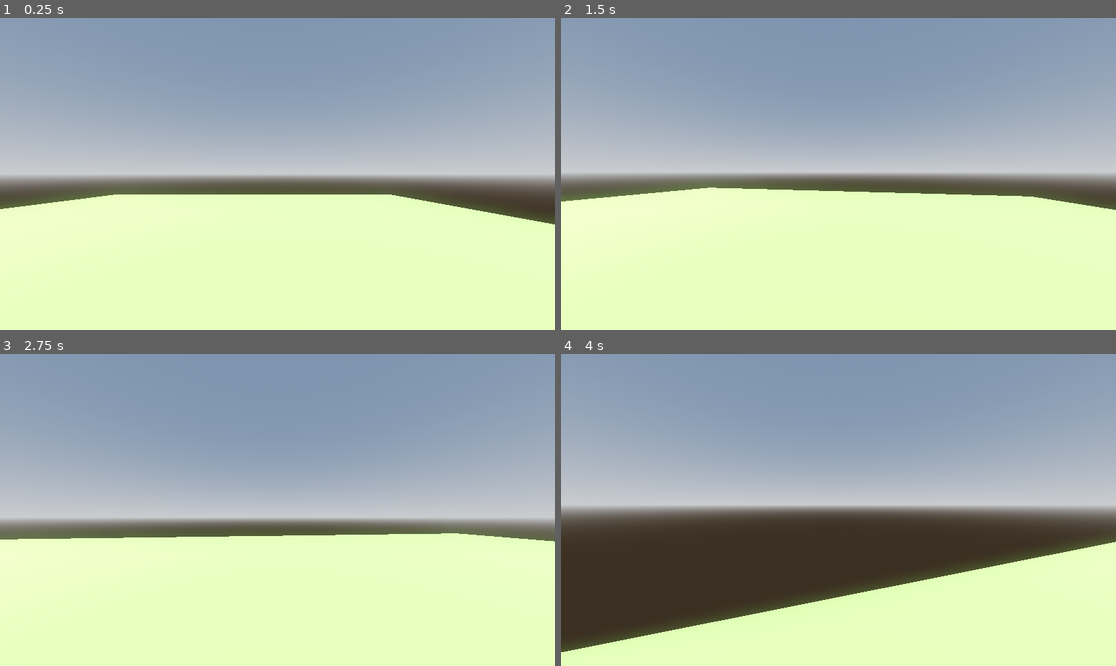
Above: before the commit, frames 1-4 (two rows, left to right).
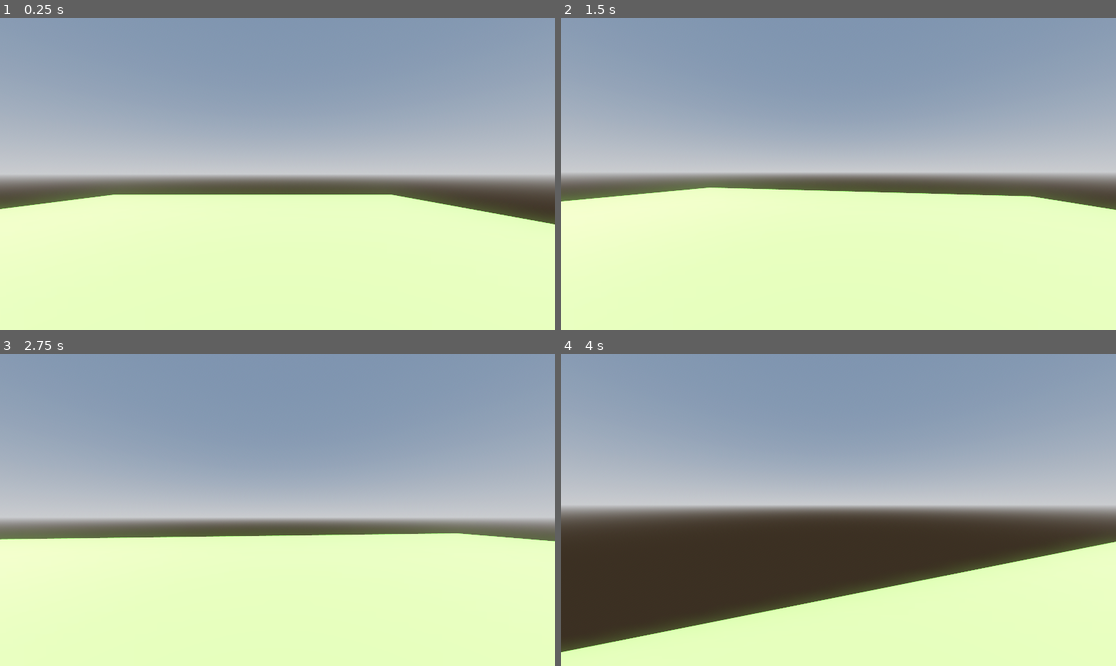
Above: after the commit, the same moments.

Repository: BlobberLikesDucks/RepositoryA
Game: Godot game, scene res://main.tscn
Same seed, same stepped clock (60 frames per second), same inputs: the game is played once before the commit and once after it.
Inputs (mouse positions are in pixels of both pictures, inside the frame that each line leads up to):
- Up to frame 1 (0.25 s): no input
- Up to frame 2 (1.5 s): move the mouse to (866, 174) at 0.52 s; hold Shift (Sprint) 0.53-1.28 s; hold W (Forward) from 0.53 s (still down); tap Space (Jump) at 0.77 s; move the mouse to (810, 174) at 1.27 s; tap Shift (Sprint) at 1.35 s
- Up to frame 3 (2.75 s): keep holding W (Forward); tap Space (Jump) at 1.52 s; move the mouse to (288, 503) at 2.02 s; hold Shift (Sprint) from 2.03 s (still down)
- Up to frame 4 (4 s): keep holding W (Forward); move the mouse to (832, 516) at 2.77 s; release Shift (Sprint) at 2.78 s; tap Shift (Sprint) at 2.85 s; tap Space (Jump) at 3.02, 3.77 s; move the mouse to (877, 513) at 3.52 s; hold Shift (Sprint) from 3.53 s (still down)

The runs differ from the first frame. In frame 1, 0.2% of the frame differs, in the area x 0-100%, y 56-67%; in frame 2, 0.2%; in frame 3, 0.2%; in frame 4, 0.2%.

Commit message:
Added anti aliasing

Diff:
--- a/project.godot
+++ b/project.godot
@@ -52,3 +52,8 @@
 "events": [Object(InputEventKey,"resource_local_to_scene":false,"resource_name":"","device":-1,"window_id":0,"alt_press …(192 unchanged characters)…
 ]
 }
+
+[rendering]
+
+anti_aliasing/quality/msaa_2d=3
+anti_aliasing/quality/msaa_3d=3
